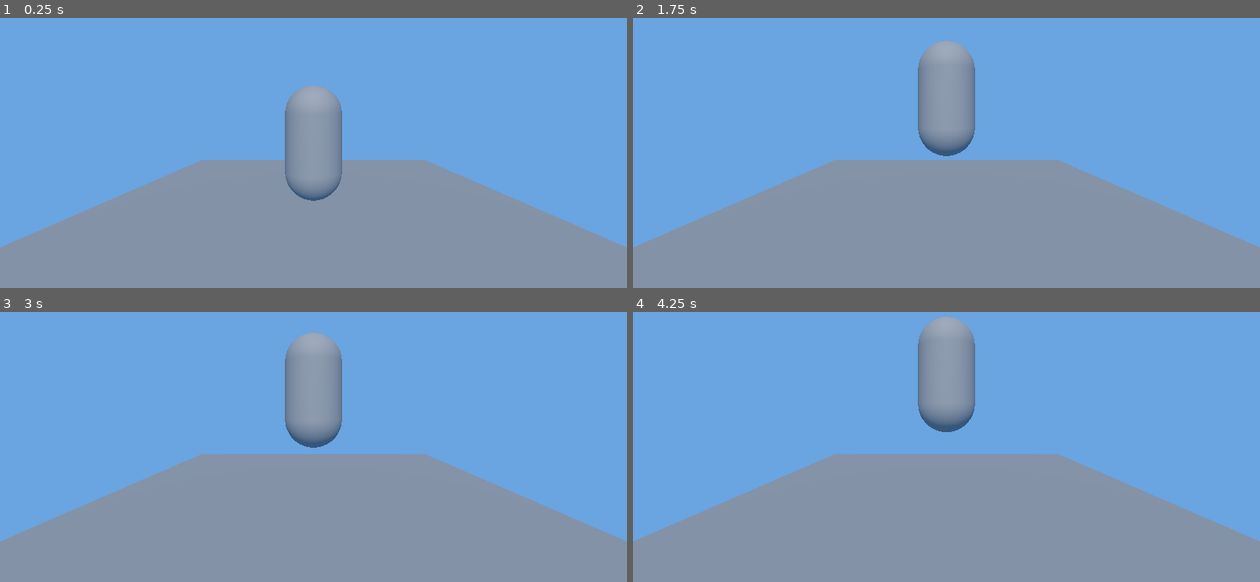
Above: before the commit, frames 1-4 (two rows, left to right).
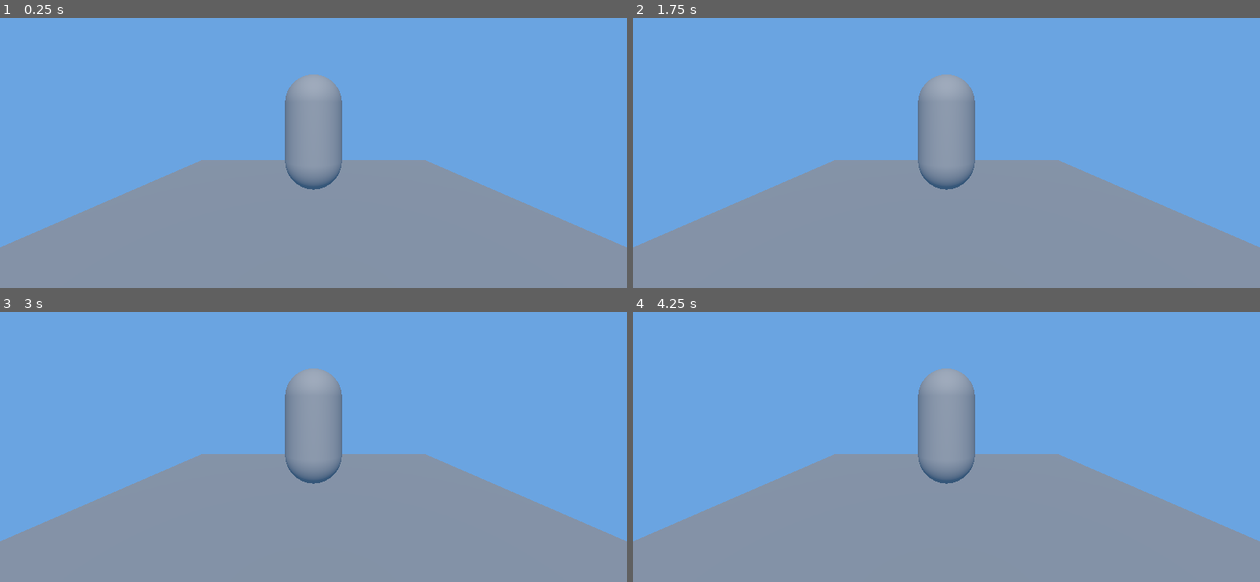
Above: after the commit, the same moments.

Repository: lewisjga/godot-learn
Game: Godot game, scene res://main.tscn
Two runs of this game, one before a commit and one after it. Both use one fixed random seed, a clock stepped at 60 frames per second and the inputs below.
Inputs:
- Up to frame 1 (0.25 s): no input
- Up to frame 2 (1.75 s): tap Enter (ui_accept) at 0.5, 0.6, 0.77, 1.07, 1.35, 1.52 s; hold Up (ui_up) 0.53-1.28 s; hold Down (ui_down) from 1.28 s (still down)
- Up to frame 3 (3 s): tap Enter (ui_accept) at 1.82, 2.1, 2.75, 2.85 s; release Down (ui_down) at 2.03 s; hold Up (ui_up) from 2.03 s (still down)
- Up to frame 4 (4.25 s): tap Enter (ui_accept) at 3.02, 3.32, 3.6, 3.77, 4.07 s; release Up (ui_up) at 3.53 s; hold Down (ui_down) from 3.53 s (still down)

The runs differ from the first frame. In frame 1, 1.0% of the frame differs, in the area x 45-55%, y 20-68%; in frame 2, 2.2%; in frame 3, 2.3%; in frame 4, 3.4%, in the area x 45-55%, y 1-64%.

Commit message:
Aligned syntax with GD4 convention

Diff:
--- a/main.gd
+++ b/main.gd
@@ -1,4 +1,5 @@
 extends Node
+
 
 @onready var player = $Player
 
@@ -9,9 +10,9 @@
 	print(player.player_name)
 
 
-func _on_tc_changed(_new_tc):
-	print("My name is %s and my total compensation is %s" % [player.player_name, player.total_compensation])
-	if player.total_compensation <= 400:
+func _on_tc_changed(new_tc):
+	print("My name is %s and my total compensation is %s" % [player.player_name, new_tc])
+	if new_tc <= 400:
 		print("%s is a LOSER" % [player.player_name])
 	else:
 		print("%s works at FAANG" % [player.player_name])
--- a/player.gd
+++ b/player.gd
@@ -1,28 +1,17 @@
 extends CharacterBody3D
 
-const SPEED = 5.0
-const JUMP_VELOCITY = 4.5
 
 @export var total_compensation = 300
 @export var player_name = "Gary"
 
-signal tc_changed(_new_tc)
 
-func _process(float) -> void:
+signal tc_changed(new_tc)
+
+
+func _process(_delta: float) -> void:
 	if Input.is_action_just_pressed("ui_up"):
 		total_compensation += 50
-		emit_signal("tc_changed", total_compensation)
+		tc_changed.emit(total_compensation)
 	if Input.is_action_just_pressed("ui_down"):
 		total_compensation -= 50
-		emit_signal("tc_changed", total_compensation)
-
-func _physics_process(delta: float) -> void:
-	# Add the gravity.
-	if not is_on_floor():
-		velocity += get_gravity() * delta
-
-	# Handle jump.
-	if Input.is_action_just_pressed("ui_accept") and is_on_floor():
-		velocity.y = JUMP_VELOCITY
-
-	move_and_slide()
+		tc_changed.emit(total_compensation)
